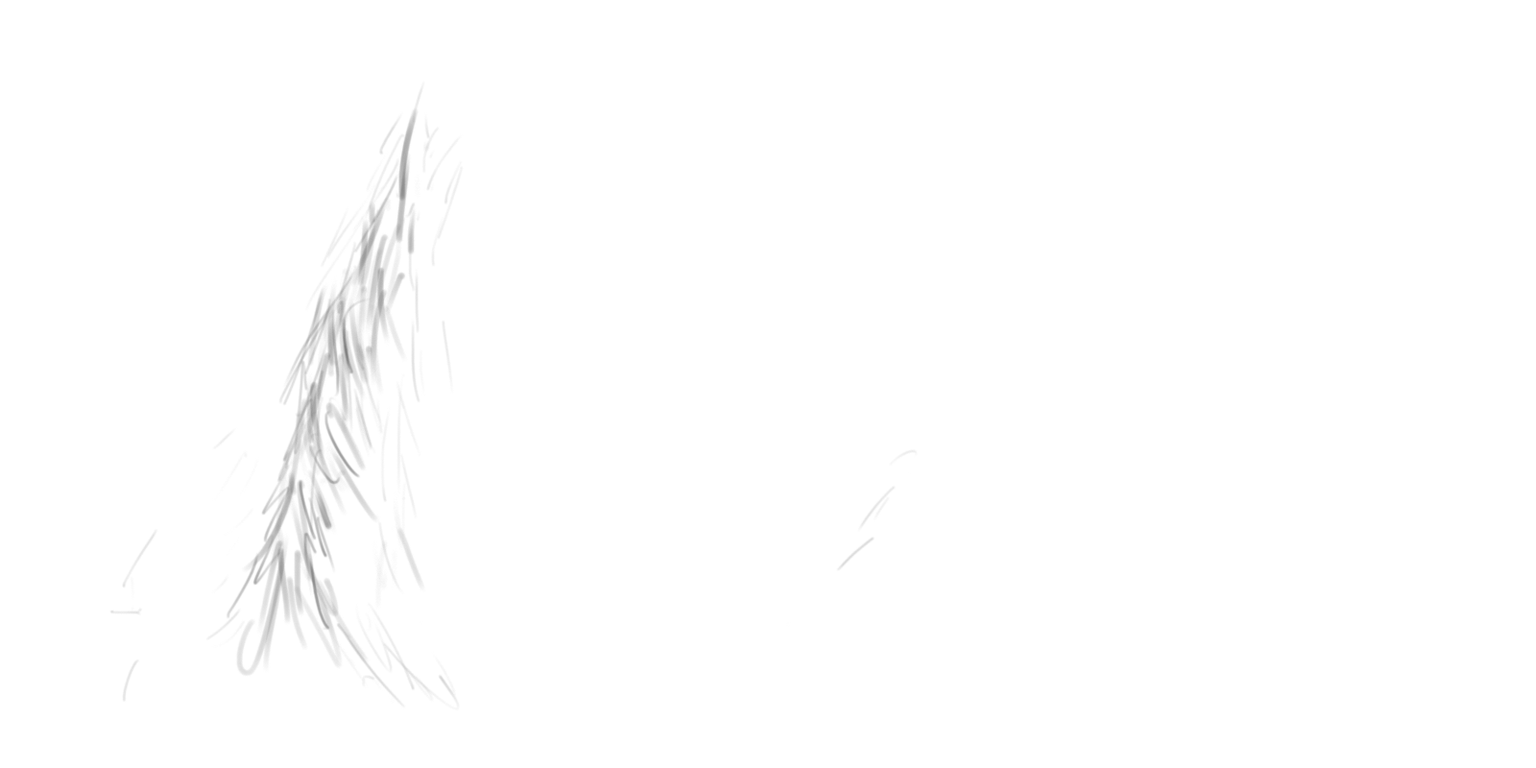
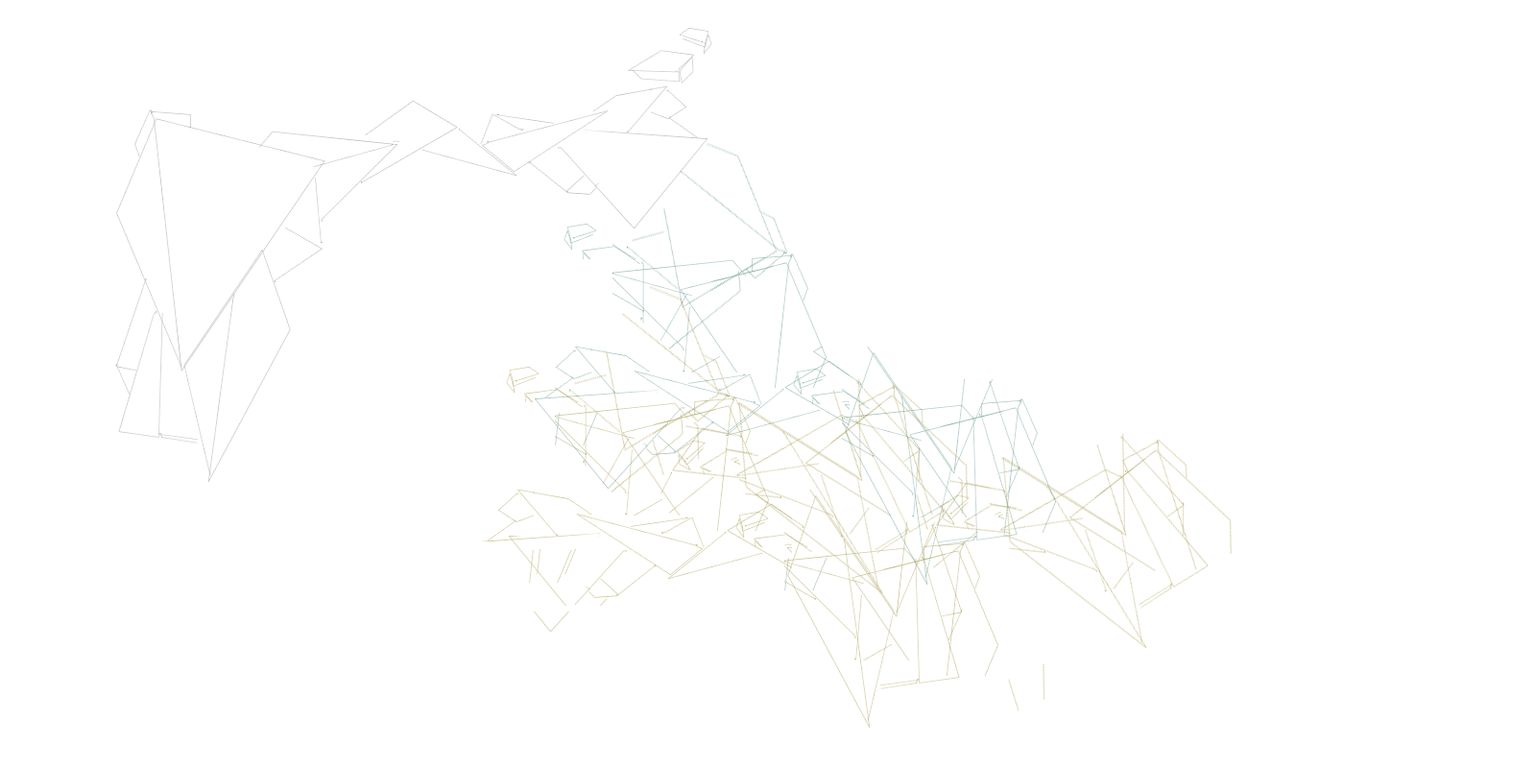
Layer changes from the first (1536, 768) image to the second:
added layer "Layer 2 copy 2" (62%) above "Layer 2 copy" over box(480, 285, 1232, 728)
added layer "Layer 2 copy" (62%) above "Layer 2" over box(533, 142, 1056, 591)
"Layer 2": opacity 100% → 62%, painted on it over box(109, 27, 918, 712)
showed "Layer 1" over box(109, 27, 1232, 728)
